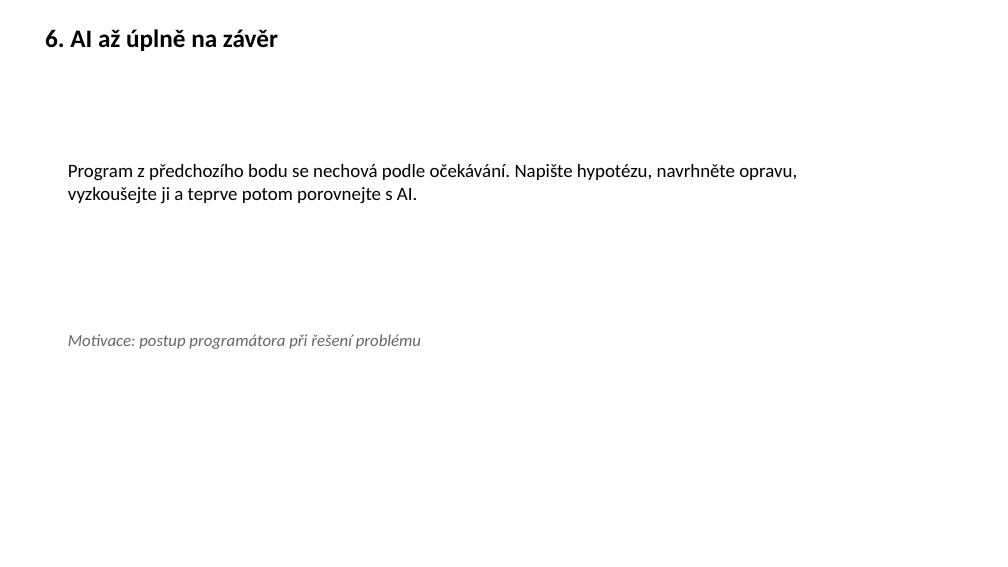
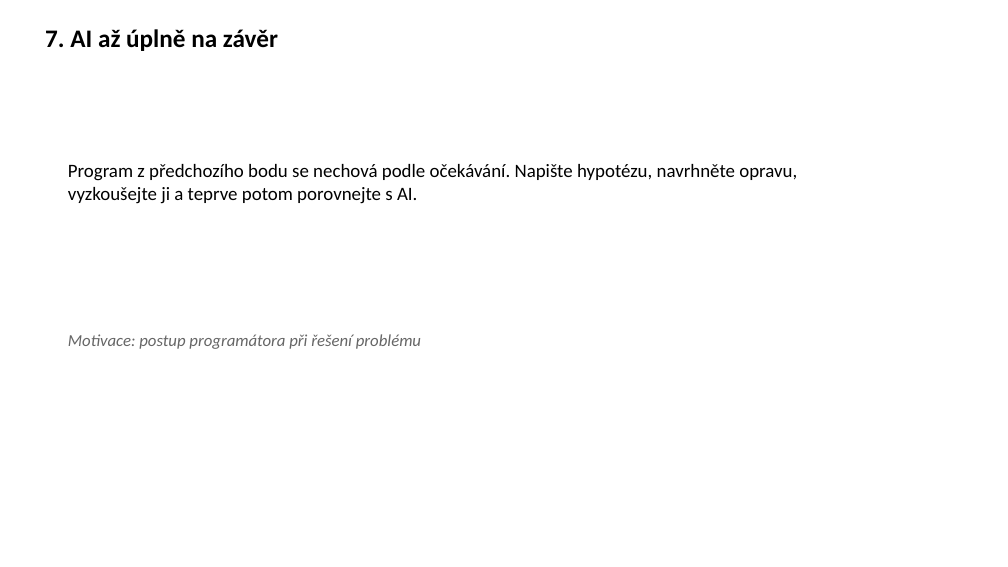
Before and after one commit to k155cvut/uvin, a slide deck: slide 8 of cviceni/cv2/uvin_cv2.pptx (slide 7 before the commit). Drawn at 1008x567 pixels with LibreOffice and Linux fonts; fonts in the diff are those of the drawing. Boxes give left, top, right and bottom in pixels: in the first picture for what was removed or moved away, otherwise in the second. Text is boxed around its words. In the diff, an @@ line names an element or a change of style, - is before the commit and + after.

```diff
--- a/cviceni/cv2/uvin_cv2.pptx
+++ b/cviceni/cv2/uvin_cv2.pptx
@@ text at [45,29,278,51]: text changed @@
-6. AI až úplně na závěr
+7. AI až úplně na závěr
```
Also in this commit, not shown: 6 other slides changed, 1 slide added, 1 other file.
